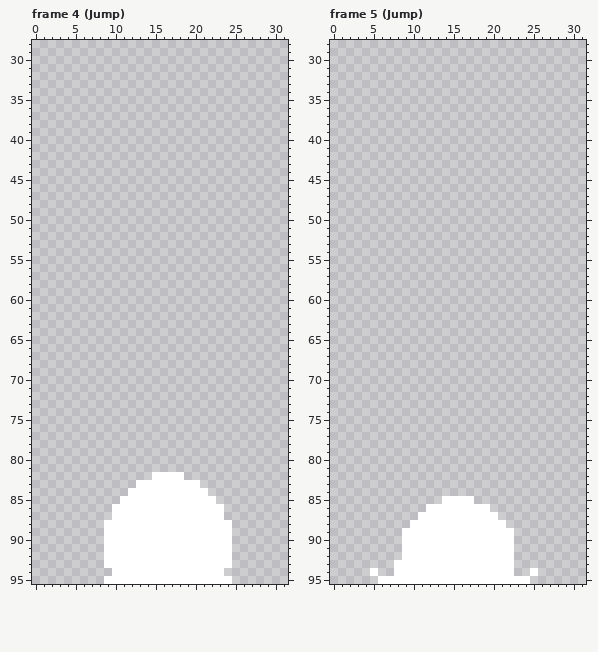
File history of a pixel-art file, game/Split_ball.aseprite. Above is the file before it was changed.
32x96 pixels, 79 frames. Shown: frame 4 (Jump): x 0..31, y 28..95; frame 5 (Jump): x 0..31, y 28..95. The commit also changed other frames, which this record leaves out.
After:
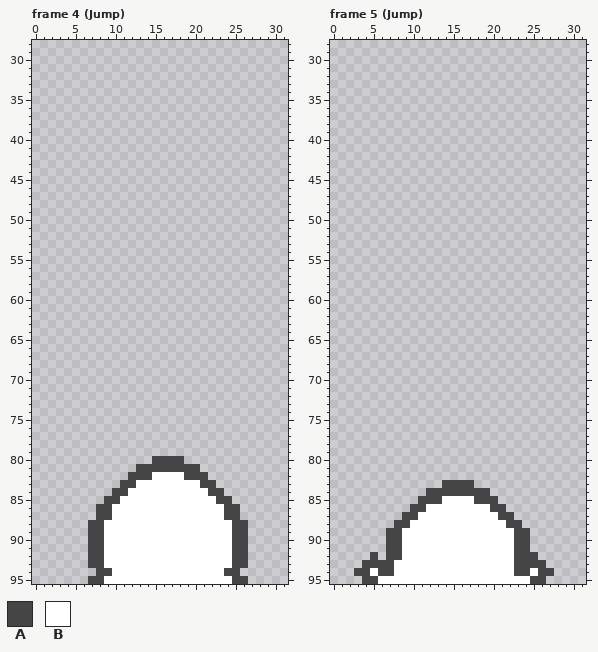
Palette (. is transparent): A #454545  B #ffffff
Edits made:
Frame 4 (Jump):
y 80: x 15..18 .... -> AAAA
y 81: x 13..20 ........ -> AAAAAAAA
y 82: x 12..14 ... -> AAA; x 19..21 ... -> AAA
y 83: x 11..12 .. -> AA; x 21..22 .. -> AA
y 84: x 10..11 .. -> AA; x 22..23 .. -> AA
y 85: x 9..10 .. -> AA; x 23..24 .. -> AA
y 86..87: x 8..9 .. -> AA; x 24..25 .. -> AA
y 88..93: x 7..8 .. -> AA; x 25..26 .. -> AA
y 94: x 8..9 .. -> AA; x 24..25 .. -> AA
y 95: x 7..8 .. -> AA; x 25..26 .. -> AA
Frame 5 (Jump):
y 83: x 14..17 .... -> AAAA
y 84: x 12..19 ........ -> AAAAAAAA
y 85: x 11..13 ... -> AAA; x 18..20 ... -> AAA
y 86: x 10..11 .. -> AA; x 20..21 .. -> AA
y 87: x 9..10 .. -> AA; x 21..22 .. -> AA
y 88: x 8..9 .. -> AA; x 22..23 .. -> AA
y 89..91: x 7..8 .. -> AA; x 23..24 .. -> AA
y 92: x 5 . -> A; x 7..8 .. -> AA; x 23..25 ... -> AAA
y 93: x 4..7 .... -> AAAA; x 23..26 .... -> AAAA
y 94: x 3..4 .. -> AA; x 6..7 .. -> AA; x 23..24 .. -> AA; x 26..27 .. -> AA
y 95: x 4..5 .. -> AA; x 25..26 .. -> AA
Boxes around the changes in both pictures, in picture pixels (x1, y1, x2, y2):
added: (88, 456, 248, 584)
added: (354, 480, 554, 584)
